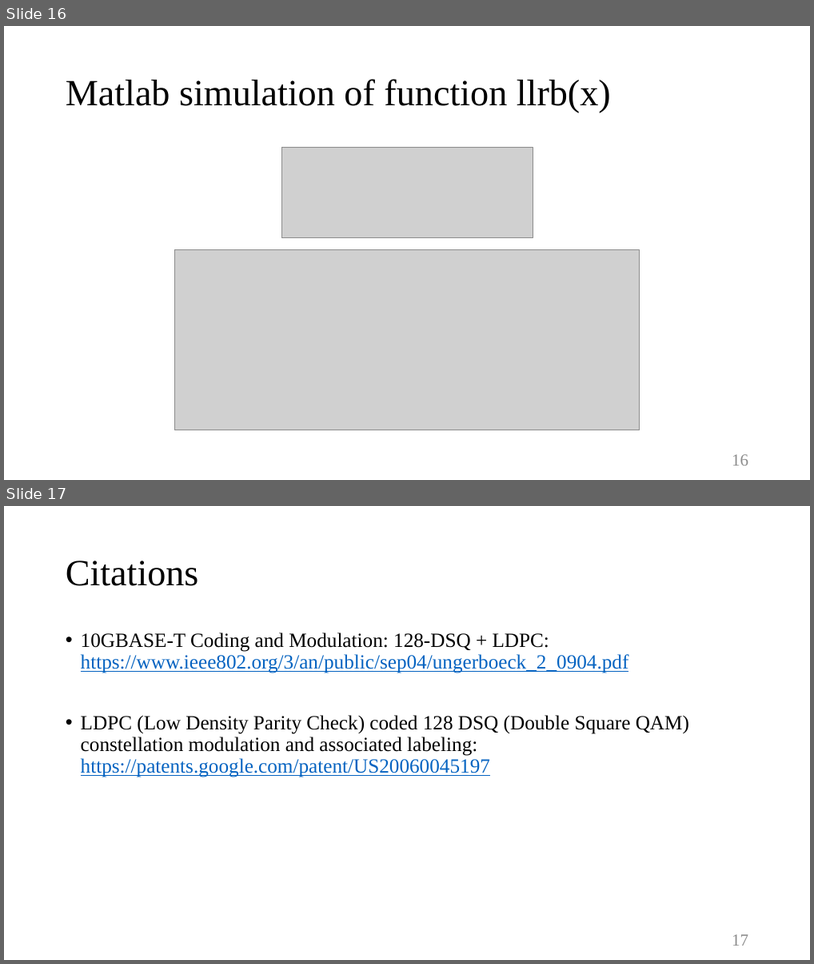
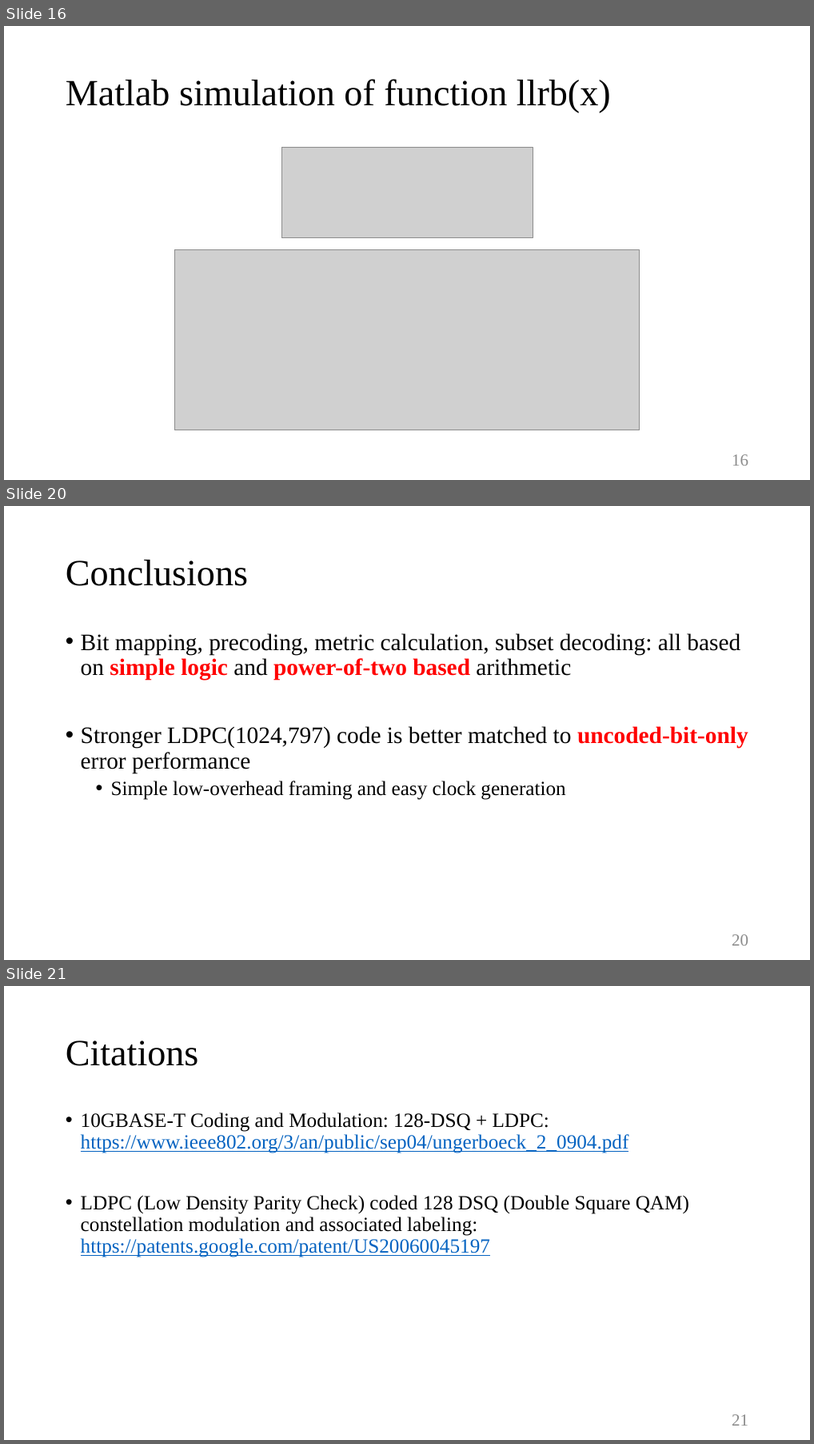
Before and after one commit to Freddy0406/128DSQ, a slide deck: 10GBASE-T Coding and Modulation.pptx. Shown one above the other, each under a label of ours: slides 16 and 17 before the commit, slides 16, 20 and 21 after it; the slides between them are not shown. The pictures are 814x964 and 814x1444 pixels, drawn with LibreOffice and Linux fonts; fonts in the diff are those of the drawing; grey boxes stand for pictures. Boxes give left, top, right and bottom in pixels: in the first picture for what was removed or moved away, otherwise in the second. Text is boxed around its words. In the diff, an @@ line names an element or a change of style, - is before the commit and + after.

Commit message:
PPT update

```diff
--- a/10GBASE-T Coding and Modulation.pptx
+++ b/10GBASE-T Coding and Modulation.pptx
@@ slide 20 added at [4,506,810,960], background #FFFFFF @@
@@ title added at [66,560,248,586], 44 pt, text #000000 @@
+Conclusions
@@ text added at [81,633,749,800], 28 pt, text #000000 @@
+• Bit mapping, precoding, metric calculation, subset decoding: all based on simple logic and power-of-two based arithmetic
+• Stronger LDPC(1024,797) code is better matched to uncoded-bit-only error performance
+  • Simple low-overhead framing and easy clock generation
@@ page number added at [732,934,749,945], 20 pt, text #8C8C8C @@
+20
@@ what was slide 17 is now slide 21 @@
@@ page number at [732,1414,749,1425]: text changed @@
-17
+21
```
Also in this commit, not shown: 1 slide changed, 4 other slides added.
